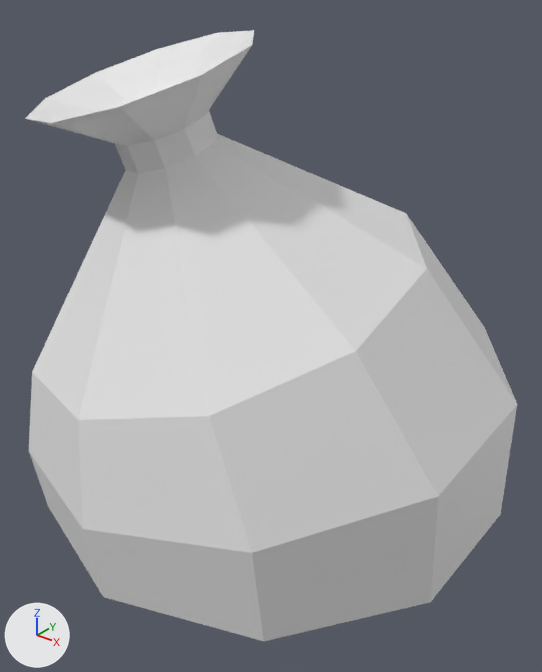
Two versions of the FBX model JackiesLantern/Assets/GameAssets/Models/Level1Models/TrashBag2.fbx, one commit apart.
Camera for both pictures: a camera (50 mm lens) standing at (0.629, -0.906, 1.019) and looking at (-0.121, 0.031, 0.438). Every picture has the same lights, and +X, +Y and +Z are marked at lower left. Where no turn or scale is listed for an object, it has been applied to the vertices.

The first picture shows 'Trashbag2'.
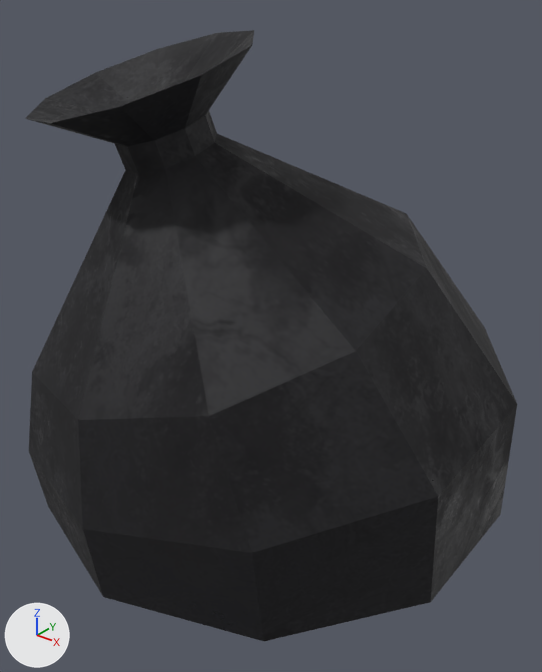
The newer file is also turned or shifted as a whole; pictures and numbers use the older file's frame.

Where the change shows, as pixel boxes [x1, y1, x2, y2] in the pictures (542 x 672 px):
'Trashbag2', recoloured (white to black)
    both: [25, 30, 517, 641]

What the commit changed:
Picture 'TrashBag2_Roughness.png' (img_trashbag2_roughness_png) is new.
Picture 'TrashBag2_Base_color.png' (img_trashbag2_base_color_png) is new.
Material 'TrashBag2' (mat_trashbag2) is new.
Uses the picture img_trashbag2_base_color_png.
Uses the picture img_trashbag2_roughness_png.
me_mesh has 72 vertices, 140 faces and spans x -0.414..0.414, y -0.446..0.446, z 0.001..0.942.
me_mesh now uses material mat_trashbag2.
